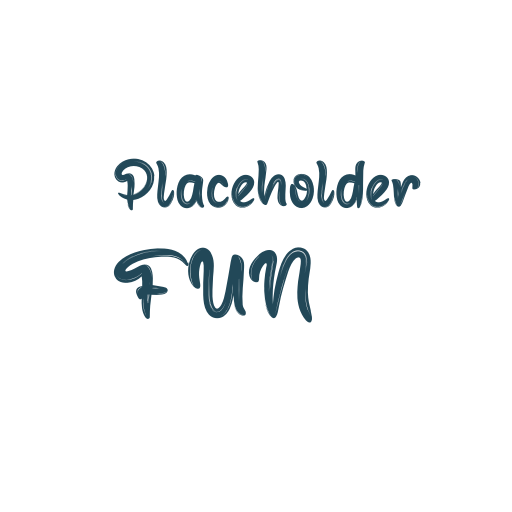
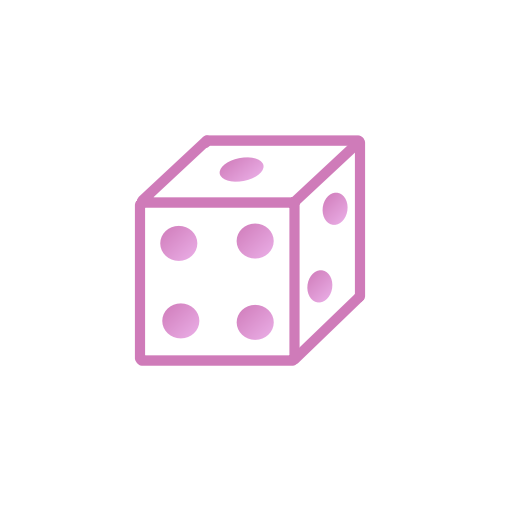
The second 512 x 512 image is a revision of the first. Changes to its layers:
added layer "Hunger" above "Fun" over box(134, 135, 366, 366)
hid "Fun" over box(113, 158, 421, 323)
